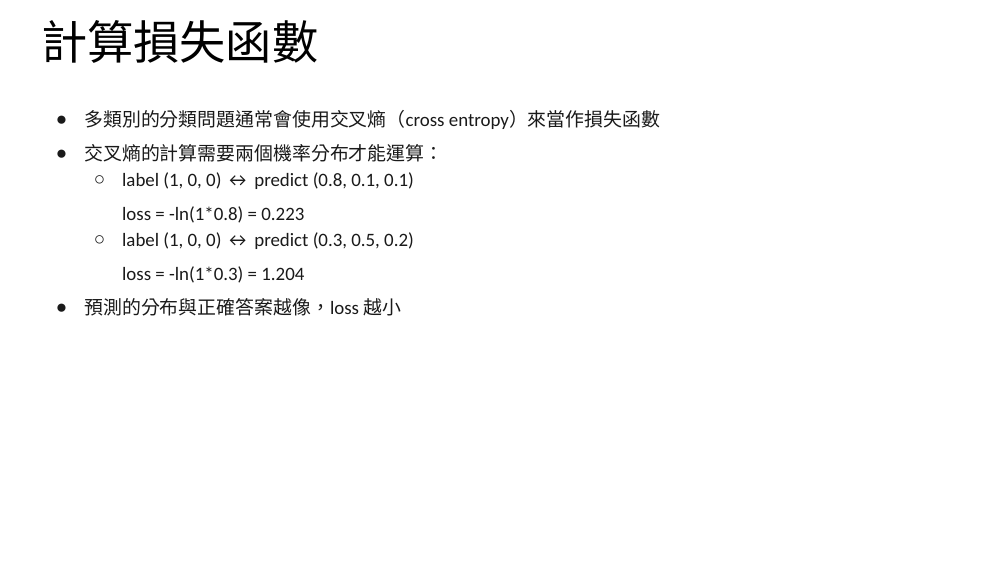
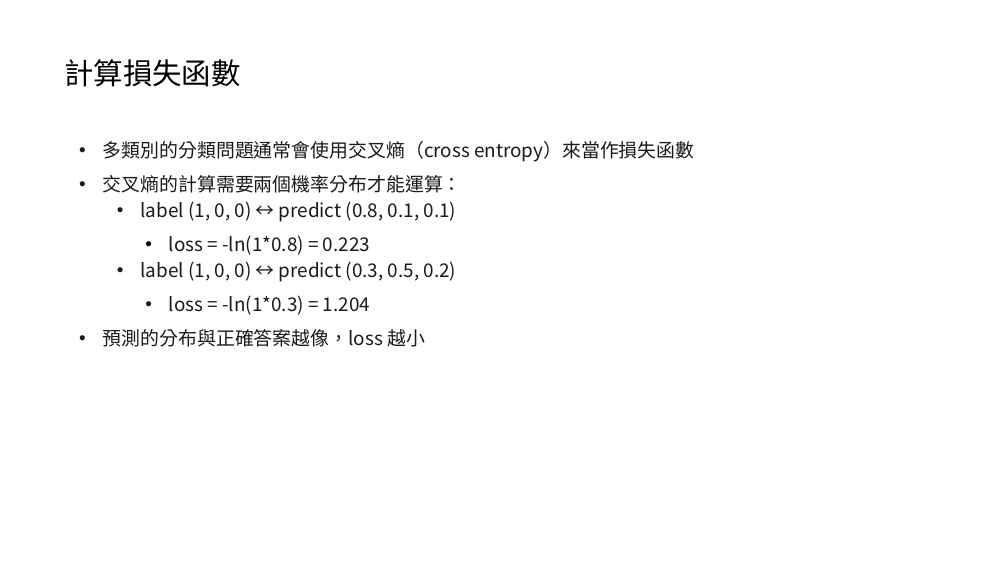
Before and after one commit to andy6804tw/deep-learning, a slide deck: slide 5 of 3-DNN/Presentation.pptx. Drawn at 1008x567 pixels with LibreOffice and Linux fonts; fonts in the diff are those of the drawing. Boxes give left, top, right and bottom in pixels: in the first picture for what was removed or moved away, otherwise in the second. Text is boxed around its words. In the diff, an @@ line names an element or a change of style, - is before the commit and + after.

```diff
--- a/3-DNN/Presentation.pptx
+++ b/3-DNN/Presentation.pptx
@@ title "計算損失函數": place and size @@
-title "計算損失函數" at [41, 20, 318, 63]
+title "計算損失函數" at [64, 59, 240, 87]
@@ title "計算損失函數" at [64, 59, 240, 87]: size 44 to 28 pt, font Calibri to Noto Sans CJK SC @@
@@ text "多類別的分類問題通常會使用交叉熵（cross entropy）來當作損失函數": place and size @@
-text "多類別的分類問題通常會使用交叉熵（cross entropy）來當作損失函數" at [84, 110, 660, 316]
+text "多類別的分類問題通常會使用交叉熵（cross entropy）來當作損失函數" at [103, 141, 694, 347]
@@ text "多類別的分類問題通常會使用交叉熵（cross entropy）來當作損失函數" at [103, 141, 694, 347]: font Calibri to Noto Sans CJK SC; bullet ● to •; bullet ○ to •; bullet none to • @@
```
Also in this commit, not shown: 7 other slides changed, 1 other file.
